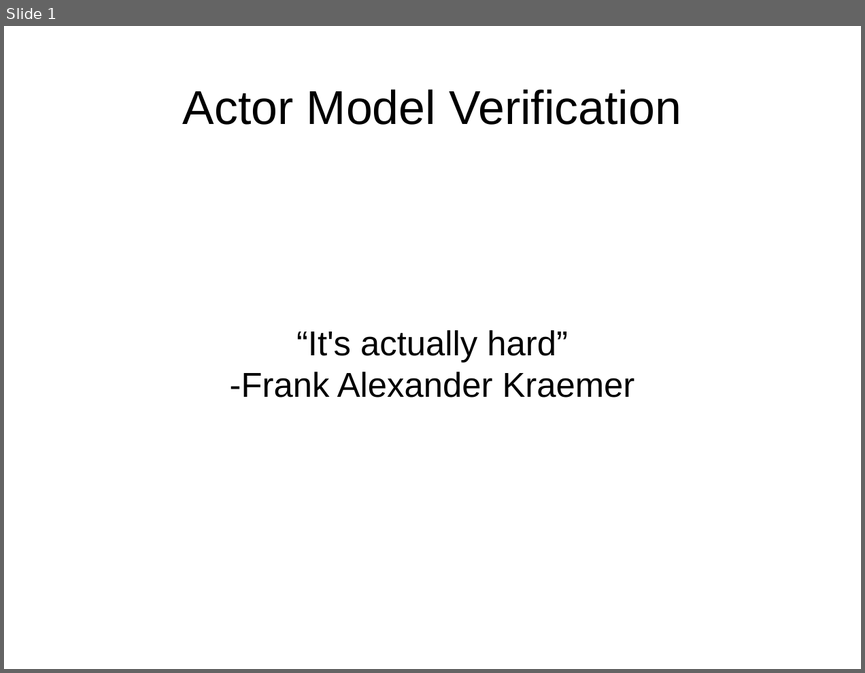
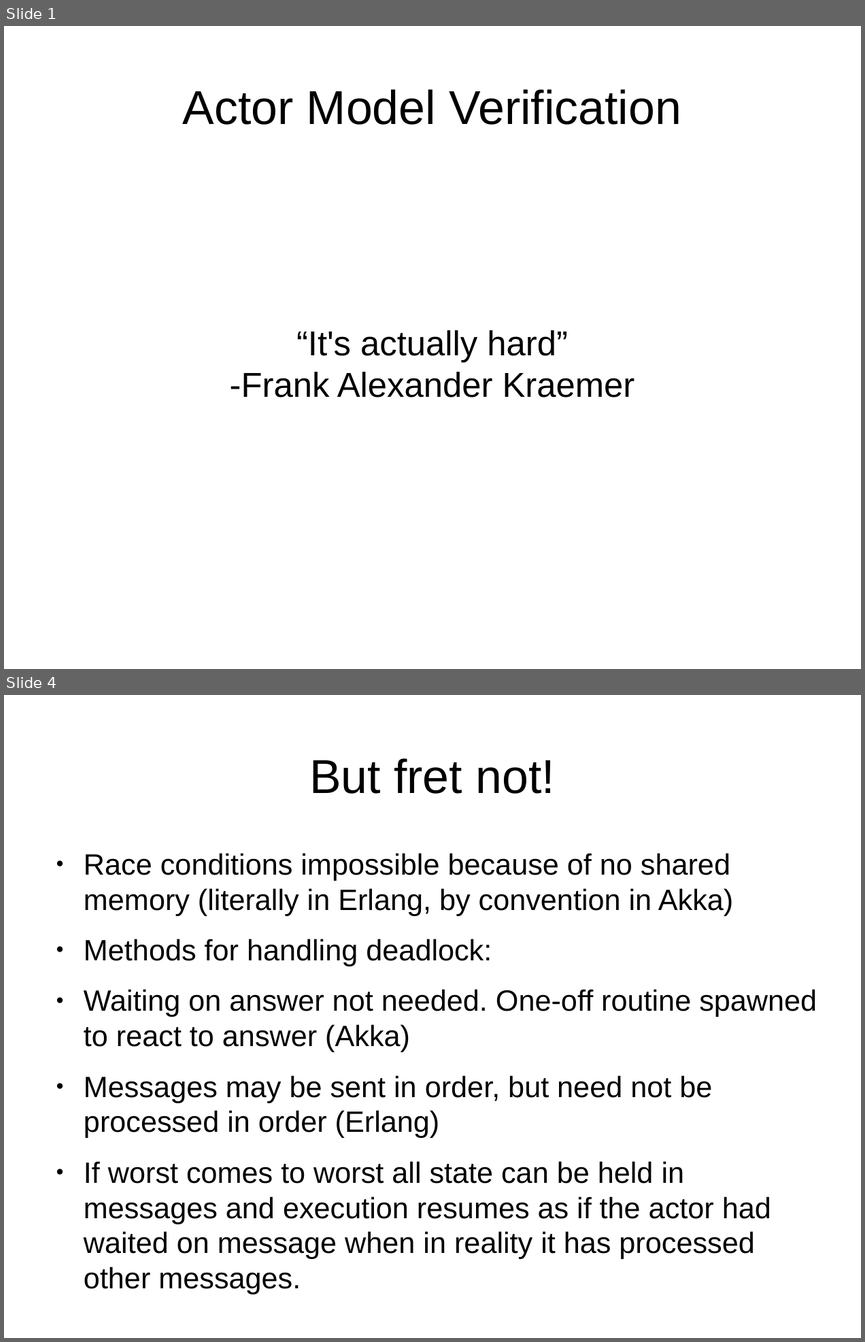
Before and after one commit to tormeh/sanntidpres, a slide deck: Actor model verification talk.odp. Shown one above the other, each under a label of ours: slide 1 before the commit, slides 1 and 4 after it; the slides between them are not shown. The pictures are 865x673 and 865x1342 pixels, drawn with LibreOffice and Linux fonts; fonts in the diff are those of the drawing. Boxes give left, top, right and bottom in pixels: in the first picture for what was removed or moved away, otherwise in the second. Text is boxed around its words. In the diff, an @@ line names an element or a change of style, - is before the commit and + after.

```diff
--- a/Actor model verification talk.odp
+++ b/Actor model verification talk.odp
@@ slide 4 added at (4,695,861,1338), background #FFFFFF @@
@@ title added at (309,758,554,794), 44 pt, text #000000 @@
+But fret not!
@@ text added at (84,853,817,1294), 27.2 pt, text #000000 @@
+● Race conditions impossible because of no shared memory (literally in Erlang, by convention in Akka)
+● Methods for handling deadlock:
+● Waiting on answer not needed. One-off routine spawned to react to answer (Akka)
+● Messages may be sent in order, but need not be processed in order (Erlang)
+● If worst comes to worst all state can be held in messages and execution resumes as if the actor had waited on message when in reality it has processed other messages.
```
Also in this commit, not shown: 4 slides changed, 3 other slides added, 2 slides removed, 1 other file.
